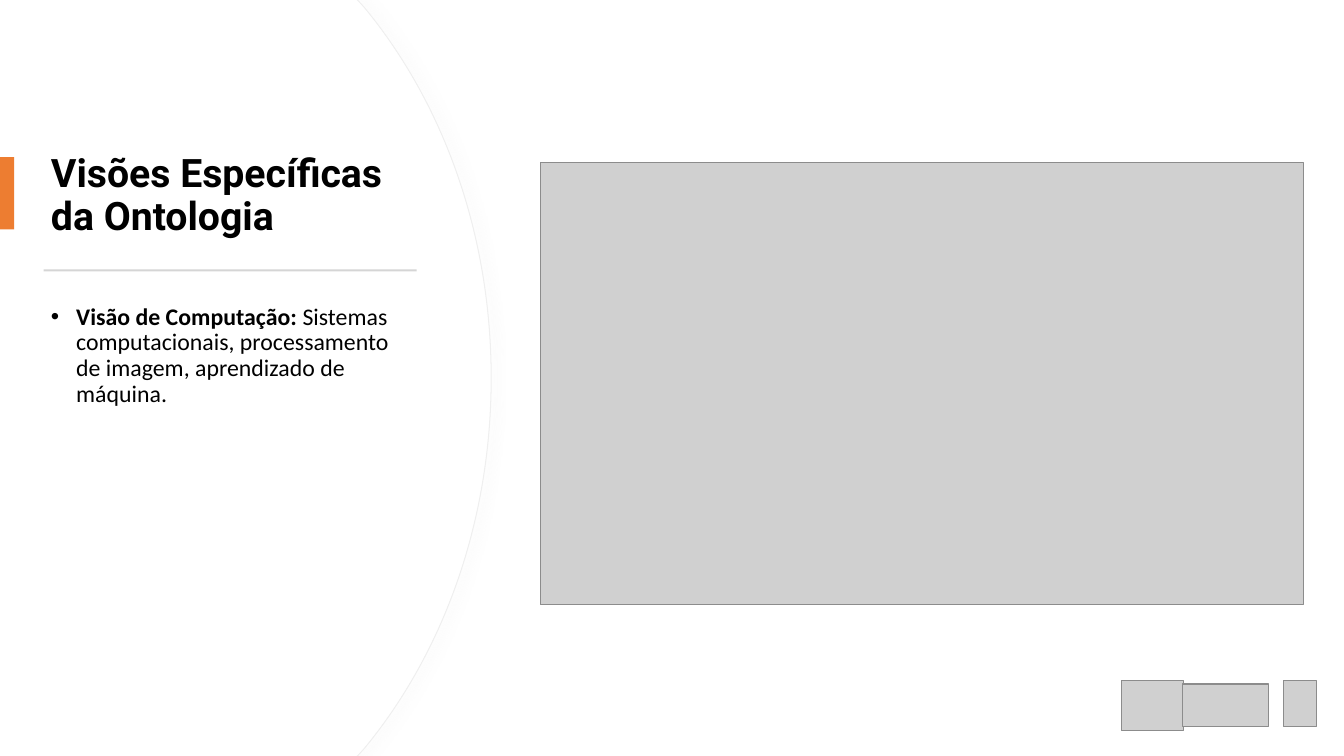
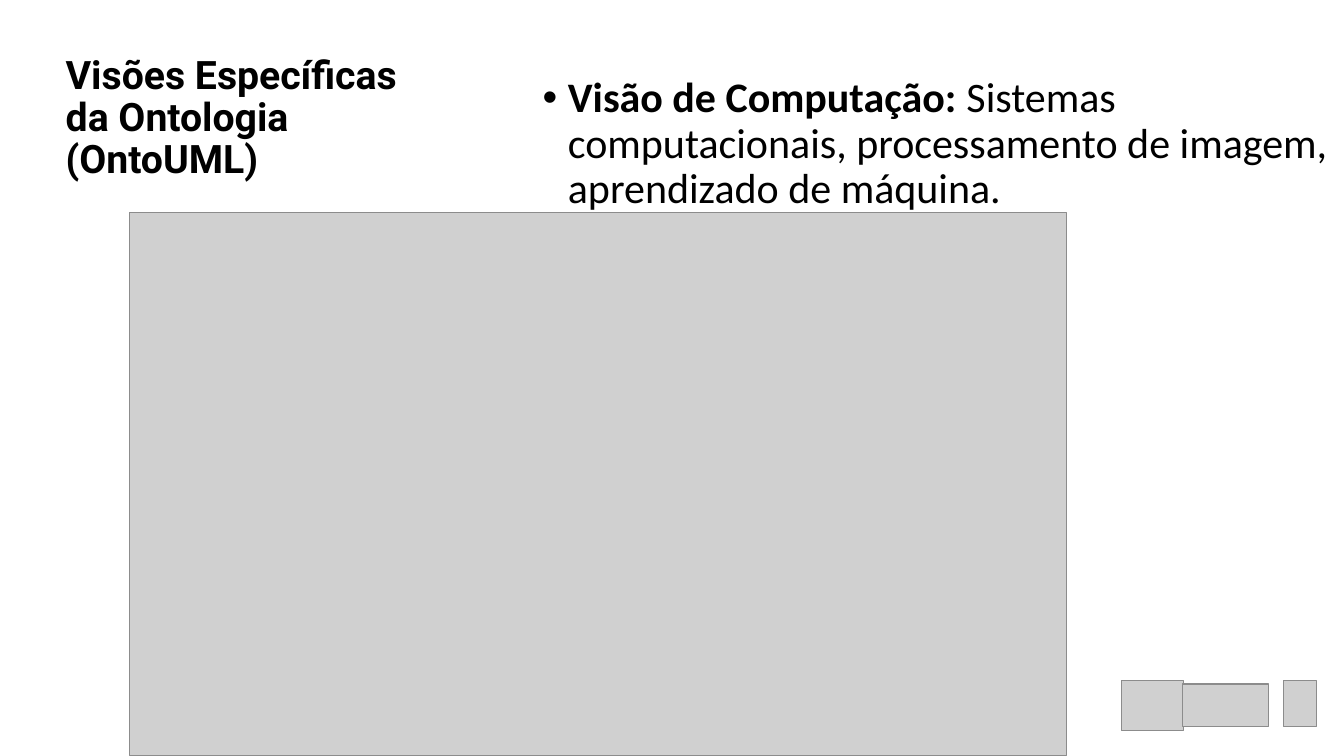
Before and after one commit to leandrogrego/WeedEye, a slide deck: slide 7 of Ontology for weed´s stress detection.pptx (slide 5 before the commit). Drawn at 1344x756 pixels with LibreOffice and Linux fonts; fonts in the diff are those of the drawing; grey boxes stand for pictures. Boxes give left, top, right and bottom in pixels: in the first picture for what was removed or moved away, otherwise in the second. Text is boxed around its words. In the diff, an @@ line names an element or a change of style, - is before the commit and + after.

```diff
--- a/Ontology for weed´s stress detection.pptx
+++ b/Ontology for weed´s stress detection.pptx
@@ freeform shape removed at (0,0,491,756) @@
@@ freeform shape removed at (0,0,490,756) @@
@@ title at (66,59,397,182): text changed @@
-Visões Específicas da Ontologia
+Visões Específicas da Ontologia (OntoUML)
@@ text "Visão de Computação: Sistemas computacionais, ...": place and size @@
-text "Visão de Computação: Sistemas computacionais, ..." at (76,308,389,406)
+text "Visão de Computação: Sistemas computacionais, ..." at (568,82,1327,214)
@@ text "Visão de Computação: Sistemas computacionais, ..." at (568,82,1327,214): size 17 to 30 pt @@
@@ rectangle removed at (0,157,14,230) @@
@@ picture: place and size @@
-picture at (540,162,1304,605)
+picture at (130,213,1067,756)
@@ rectangle removed at (43,269,416,271) @@
```
Also in this commit, not shown: 9 other slides changed, 6 slides added, 1 slide removed, 2 other files.
